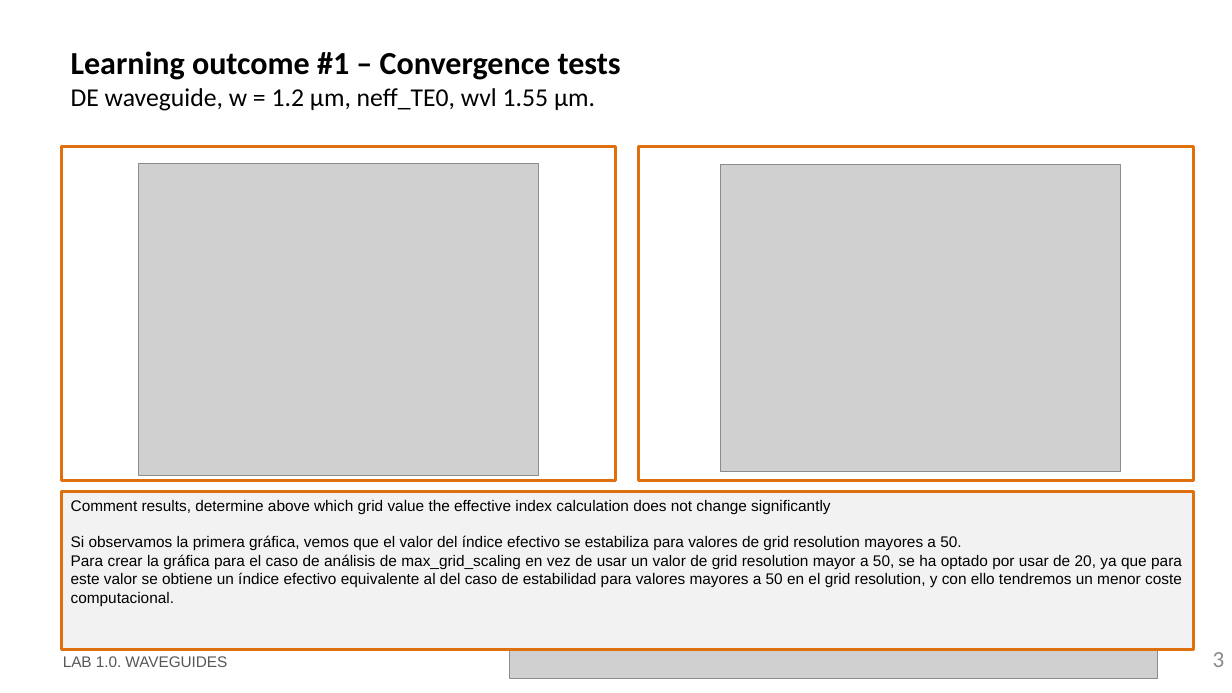
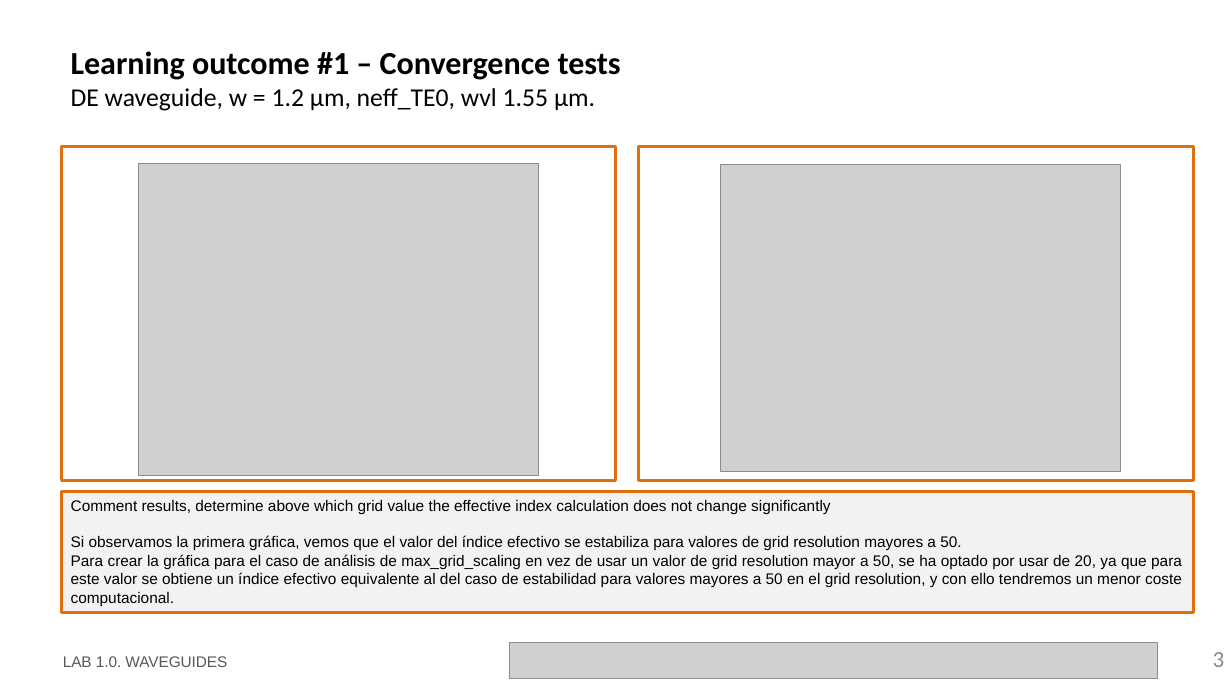
Before and after one commit to snacmuo/pic-upv-lab1, a slide deck: slide 3 of LabBook_10.pptx. Drawn at 1232x693 pixels with LibreOffice and Linux fonts; fonts in the diff are those of the drawing; grey boxes stand for pictures; background and template pictures are left out. Boxes give left, top, right and bottom in pixels: in the first picture for what was removed or moved away, otherwise in the second. Text is boxed around its words. In the diff, an @@ line names an element or a change of style, - is before the commit and + after.

```diff
--- a/LabBook_10.pptx
+++ b/LabBook_10.pptx
@@ rectangle "Comment results, determine above which ...": place and size @@
-rectangle "Comment results, determine above which ..." at box(62, 492, 1194, 651)
+rectangle "Comment results, determine above which ..." at box(62, 492, 1194, 613)
```
Also in this commit, not shown: 2 other slides changed.
